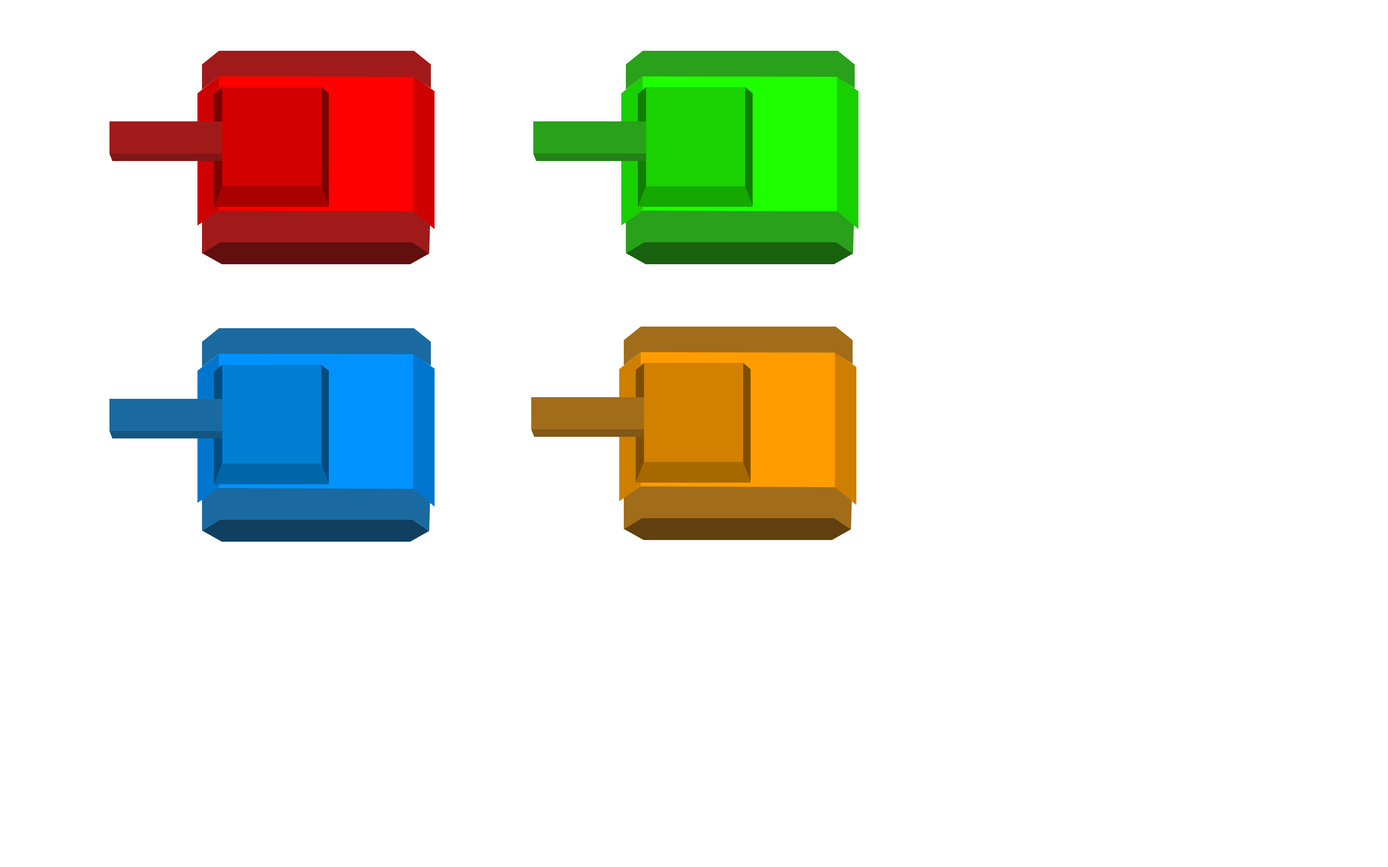
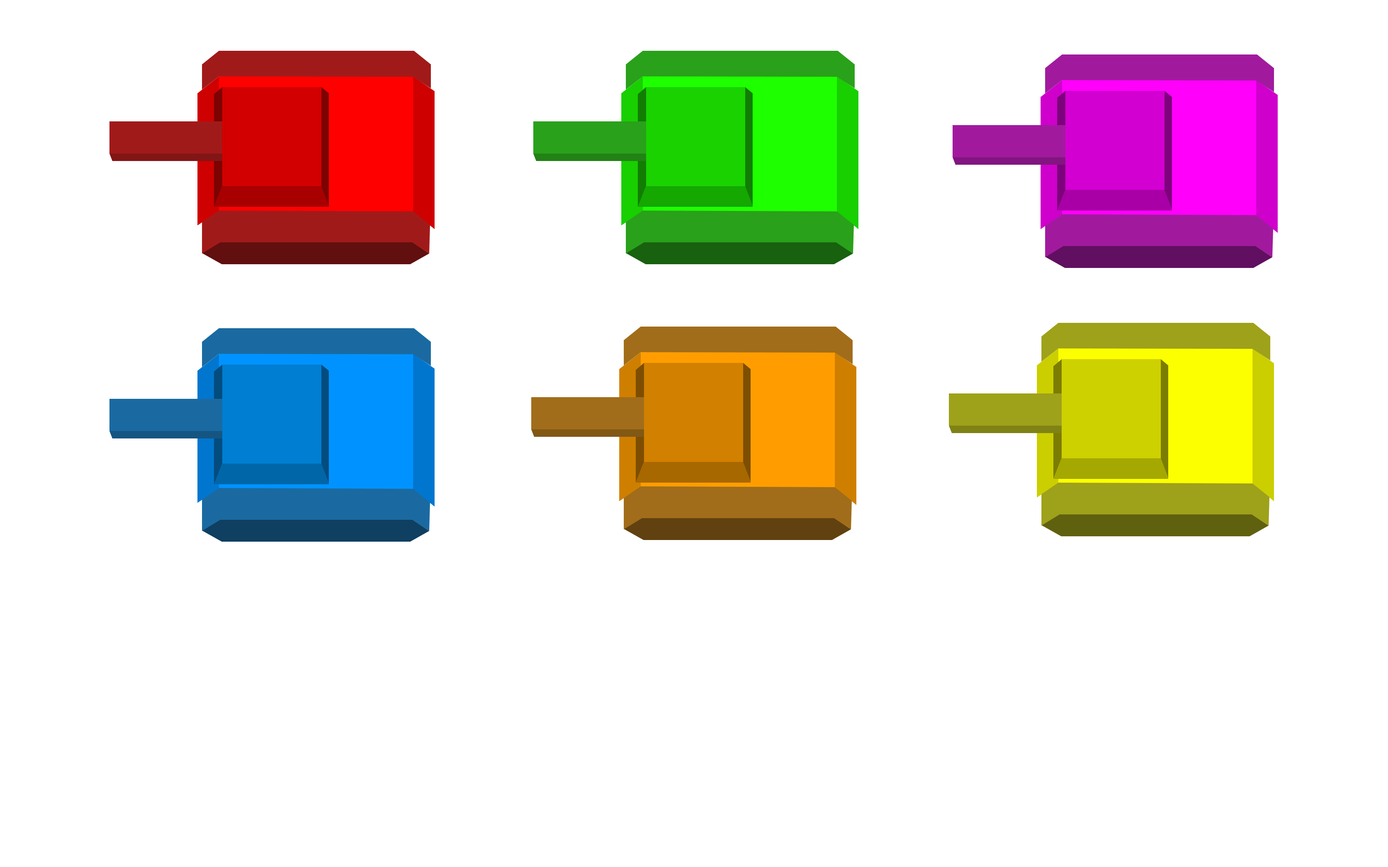
Two versions of the same layered image (1388x867). Layer-by-layer changes:
added group "Tank Jaune" with 14 layers above "Tank Violet" over [948, 322, 1274, 537]
added group "Tourelle" (1st of 6, in "Tank Jaune") with 6 layers in group "Tank Jaune" over [948, 359, 1168, 480]
added layer "Forme 5" (1st of 6, in "Tank Jaune" › "Tourelle") in group "Tourelle" over [1061, 359, 1161, 459]
added layer "Rectangle 2" (1st of 6, in "Tank Jaune" › "Tourelle") in group "Tourelle" over [948, 393, 1111, 426]
added group "Corps" (1st of 6, in "Tank Jaune") with 6 layers in group "Tank Jaune" over [1036, 322, 1274, 537]
added layer "Forme 3" (1st of 6, in "Tank Jaune" › "Corps") in group "Corps" over [1041, 482, 1270, 526]
added layer "Forme 2" (1st of 6, in "Tank Jaune" › "Corps") in group "Corps" over [1041, 322, 1270, 362]
added layer "Rectangle 1" (1st of 6, in "Tank Jaune" › "Corps") in group "Corps" over [1058, 348, 1253, 484]
added layer "Forme 4" (1st of 6, in "Tank Jaune" › "Corps") in group "Corps" over [1041, 514, 1269, 537]
added group "Tank Violet" with 14 layers above "Tank Vert" over [952, 54, 1278, 269]
added group "Tourelle" (2nd of 6, in "Tank Violet") with 6 layers in group "Tank Violet" over [952, 90, 1172, 211]
added layer "Forme 5" (2nd of 6, in "Tank Violet" › "Tourelle") in group "Tourelle" over [1065, 90, 1165, 190]
added layer "Rectangle 2" (2nd of 6, in "Tank Violet" › "Tourelle") in group "Tourelle" over [952, 125, 1115, 158]
added group "Corps" (2nd of 6, in "Tank Violet") with 6 layers in group "Tank Violet" over [1040, 54, 1278, 269]
added layer "Forme 3" (2nd of 6, in "Tank Violet" › "Corps") in group "Corps" over [1044, 214, 1273, 258]
added layer "Forme 2" (2nd of 6, in "Tank Violet" › "Corps") in group "Corps" over [1044, 54, 1274, 94]
added layer "Rectangle 1" (2nd of 6, in "Tank Violet" › "Corps") in group "Corps" over [1061, 80, 1256, 216]
…and 13 more changes (13 added)
